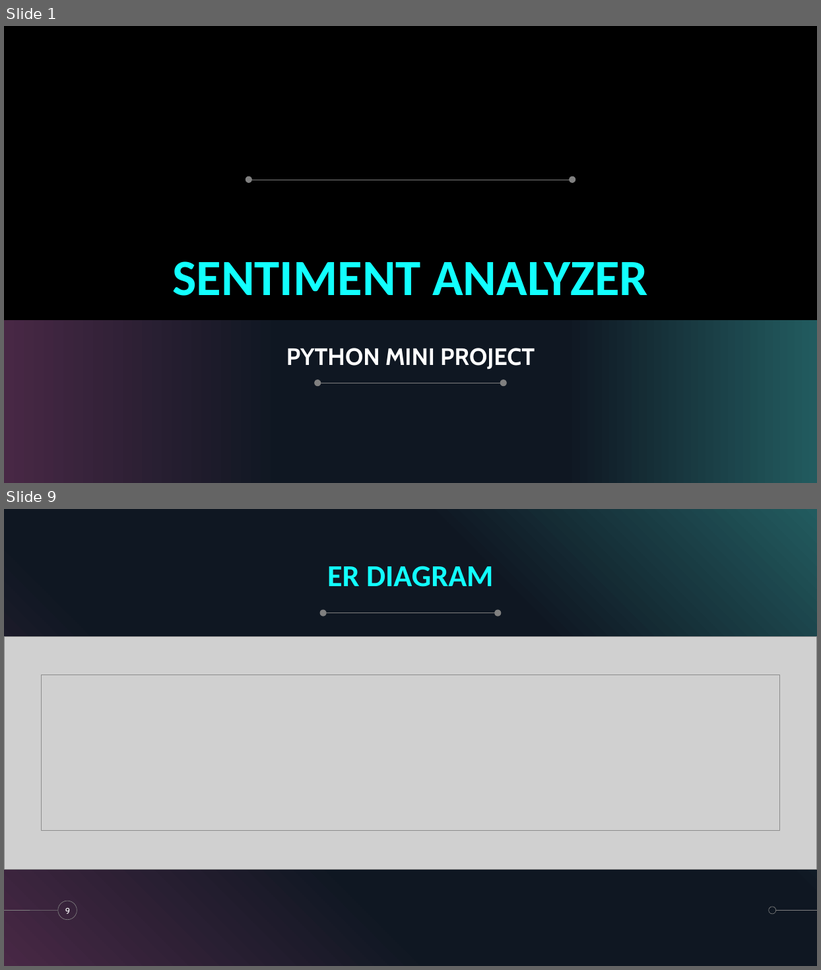
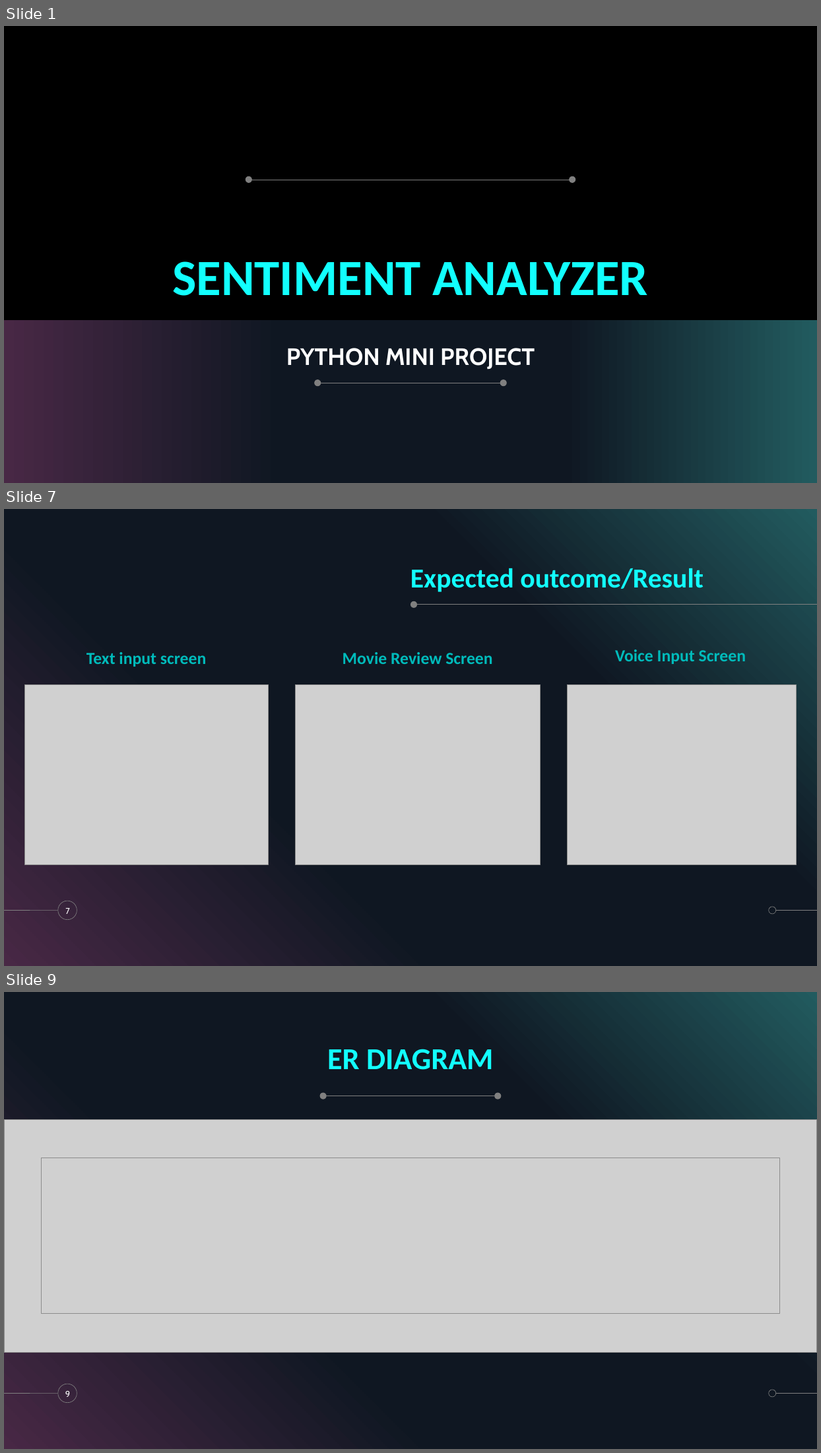
Before and after one commit to krshnknsr21/Sentiment-Analysis, a slide deck: Overview.pptx. Shown one above the other, each under a label of ours: slides 1 and 9 before the commit, slides 1, 7 and 9 after it; the slides between them are not shown. The pictures are 821x970 and 821x1453 pixels, drawn with LibreOffice and Linux fonts; fonts in the diff are those of the drawing; grey boxes stand for pictures; background and template pictures are left out. Boxes give left, top, right and bottom in pixels: in the first picture for what was removed or moved away, otherwise in the second. Text is boxed around its words. In the diff, an @@ line names an element or a change of style, - is before the commit and + after.

Commit message:
Added Labels to the screen, updated the ppt

```diff
--- a/Overview.pptx
+++ b/Overview.pptx
@@ slide 7 added at bbox=[4, 509, 817, 966], background #000000; not listed: 5 template elements that a slide beside it also shows @@
@@ title added at bbox=[411, 568, 704, 592], 32.4 pt, text #12FFFE, bold @@
+Expected outcome/Result
@@ line added from (817, 604) to (411, 604), #808080 0.5 pt @@
@@ ellipse added at bbox=[411, 601, 418, 608], fill #808080 @@
@@ text added at bbox=[86, 652, 206, 667], 20 pt, text #00BBBB, bold @@
+Text input screen
@@ text added at bbox=[343, 652, 492, 664], 20 pt, text #00BBBB, bold @@
+Movie Review Screen
@@ text added at bbox=[615, 650, 746, 664], 20 pt, text #00BBBB, bold @@
+Voice Input Screen
@@ picture added at bbox=[24, 685, 268, 865] @@
@@ picture added at bbox=[295, 685, 540, 865] @@
@@ picture added at bbox=[568, 685, 797, 865] @@
@@ page number added at bbox=[65, 908, 69, 914], 10 pt, text #FFFFFF @@
+7
```
Also in this commit, not shown: 4 slides changed, 3 other slides added, 5 slides removed, 7 other files.
